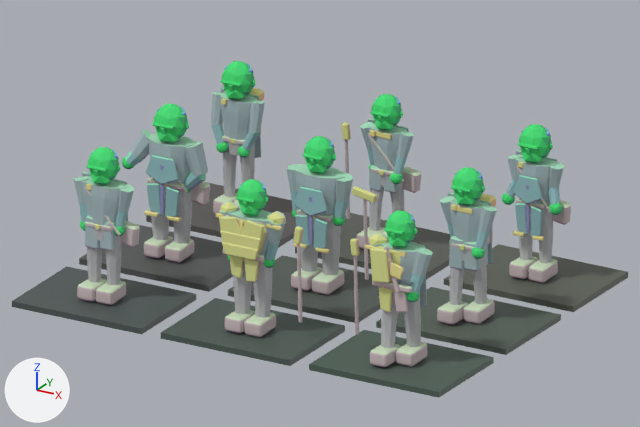
One commit to the Blender file assets/blender/crownless_npc_archetypes.blend: the scene before it, then after it.
One viewpoint serves both versions: the file's camera 'CAM_NPC_ArchetypeSheet'. Every picture has the same lights, and +X, +Y and +Z are marked at lower left. The picture after the commit comes second.

The first picture shows 'PREVIEW_guard', 'PREVIEW_healer', 'PREVIEW_laborer', 'PREVIEW_merchant', 'PREVIEW_raider', 'PREVIEW_refugee', 'PREVIEW_traveller', 'PREVIEW_wayfarer', 'STAGE_guard', 'STAGE_healer', 'STAGE_raider', 'STAGE_wayfarer' and 6 more.
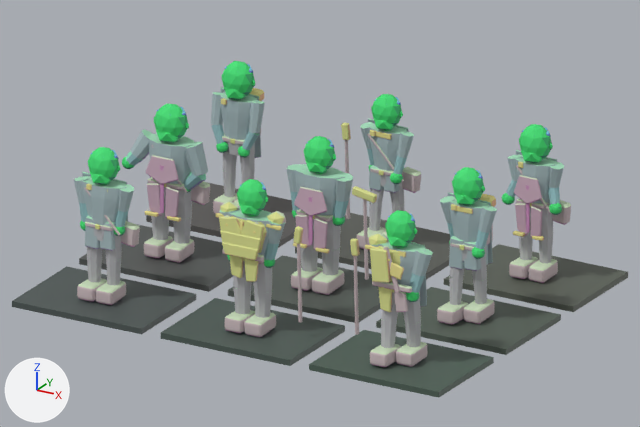
Where the change shows, as pixel boxes [x1, y1, x2, y2] in the pictures (640 x 427 px):
part 1 of me_geo_npc_merchant_v01, deleted: before [152, 122, 175, 130]
part 2 of me_geo_npc_merchant_v01, recoloured (cyan to grey): [146, 155, 179, 218] in both
part 3 of me_geo_npc_laborer_v01, deleted: before [303, 154, 323, 161]
part 4 of me_geo_npc_laborer_v01, recoloured (cyan to grey): [294, 187, 328, 250] in both
part 5 of me_geo_npc_healer_v01, deleted: before [518, 143, 539, 150]
part 6 of me_geo_npc_healer_v01, recoloured (cyan to grey): [514, 175, 542, 237] in both

Diff of the bpy script that builds the scene:
```diff
--- a/assets/blender/crownless_npc_archetypes.blend.py
+++ b/assets/blender/crownless_npc_archetypes.blend.py
@@ me_geo_npc_merchant_v01 @@
 # used by ob_preview_merchant; location = (-2.2, 0.0, 0.0)
-me_geo_npc_merchant_v01.from_pydata(...)  # 940 vertices, 1032 faces; spans x -0.65..0.53, y -0.27..0.2, z 0.0..2.08
+me_geo_npc_merchant_v01.from_pydata(...)  # 828 vertices, 924 faces; spans x -0.65..0.53, y -0.27..0.2, z 0.0..2.08
+# me_geo_npc_merchant_v01 part 1: the loose piece of 56 vertices spanning x -0.15..0.15, y -0.23..-0.16, z 1.81..1.86 is deleted
+# me_geo_npc_merchant_v01 part 2: 110 kept faces spanning x -0.25..0.25, y -0.26..-0.17, z 0.59..1.42 get new vertex colours
+# other edits to the shape of me_geo_npc_merchant_v01 do not show in these pictures
 me_geo_npc_merchant_v01.materials.append(mat_mat_npc_indexed)
@@ me_geo_npc_laborer_v01 @@
 # used by ob_preview_laborer; location = (0.0, 0.0, 0.0)
-me_geo_npc_laborer_v01.from_pydata(...)  # 954 vertices, 1053 faces; spans x -0.48..0.85, y -0.29..0.2, z 0.0..2.07
+me_geo_npc_laborer_v01.from_pydata(...)  # 842 vertices, 945 faces; spans x -0.48..0.85, y -0.29..0.2, z 0.0..2.07
+# me_geo_npc_laborer_v01 part 3: the loose piece of 56 vertices spanning x -0.14..0.14, y -0.21..-0.15, z 1.81..1.86 is deleted
+# me_geo_npc_laborer_v01 part 4: 110 kept faces spanning x -0.25..0.25, y -0.26..-0.17, z 0.59..1.42 get new vertex colours
+# other edits to the shape of me_geo_npc_laborer_v01 do not show in these pictures
 me_geo_npc_laborer_v01.materials.append(mat_mat_npc_indexed)
@@ me_geo_npc_healer_v01 @@
 # used by ob_preview_healer; location = (2.2, 1.72, 0.0)
-me_geo_npc_healer_v01.from_pydata(...)  # 1040 vertices, 1139 faces; spans x -0.43..0.46, y -0.27..0.26, z 0.0..2.08
+me_geo_npc_healer_v01.from_pydata(...)  # 928 vertices, 1031 faces; spans x -0.43..0.46, y -0.27..0.26, z 0.0..2.08
+# me_geo_npc_healer_v01 part 5: the loose piece of 56 vertices spanning x -0.14..0.14, y -0.22..-0.15, z 1.81..1.86 is deleted
+# me_geo_npc_healer_v01 part 6: 110 kept faces spanning x -0.21..0.21, y -0.23..-0.14, z 0.59..1.42 get new vertex colours
+# other edits to the shape of me_geo_npc_healer_v01 do not show in these pictures
 me_geo_npc_healer_v01.materials.append(mat_mat_npc_indexed)
```
